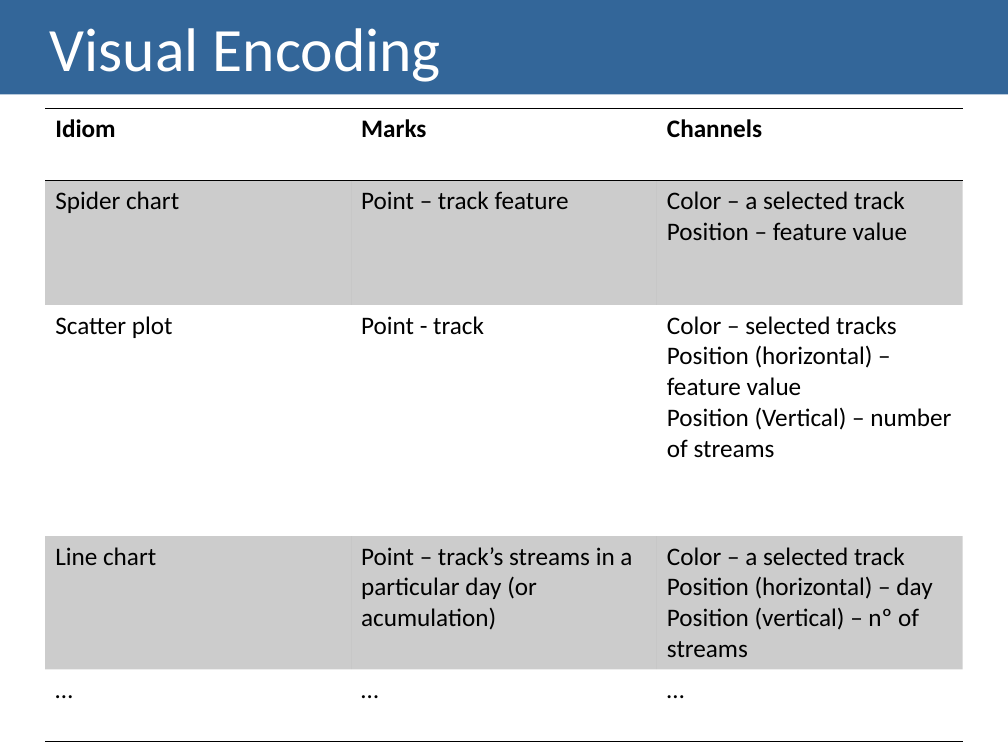
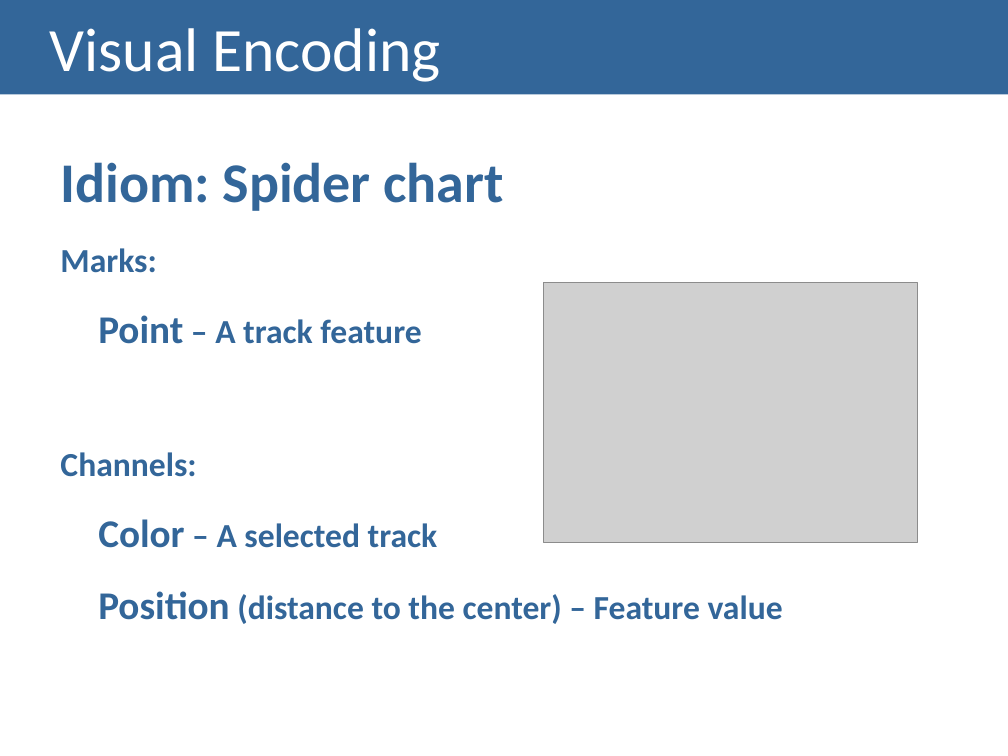
Before and after one commit to goncaloadolfo/VI_project, a slide deck: slide 7 of checkpoint3/52.pptx. Drawn at 1008x756 pixels with LibreOffice and Linux fonts; fonts in the diff are those of the drawing; grey boxes stand for pictures. Boxes give left, top, right and bottom in pixels: in the first picture for what was removed or moved away, otherwise in the second. Text is boxed around its words. In the diff, an @@ line names an element or a change of style, - is before the commit and + after.

```diff
--- a/checkpoint3/52.pptx
+++ b/checkpoint3/52.pptx
@@ table removed at <box>45,109,962,740</box>, 5 rows, 3 columns @@
-Idiom | Marks | Channels
-Spider chart | Point – track feature | Color – a selected track / Position – feature value
-Scatter plot | Point - track | Color – selected tracks / Position (horizontal) – feature value / Position (Vertical) – number of streams
-Line chart | Point – track’s streams in a particular day (or acumulation) | Color – a selected track / Position (horizontal) – day / Position (vertical) – nº of streams
-… | … | …
@@ text added at <box>60,162,783,624</box>, 24 pt, text #336699, bold @@
+Idiom: Spider chart
+Marks:
+Point – A track feature
+Channels:
+Color – A selected track
+Position (distance to the center) – Feature value
@@ picture added at <box>543,283,917,543</box> @@
```
Also in this commit, not shown: 1 other slide changed, 1 slide added, 2 other files.
